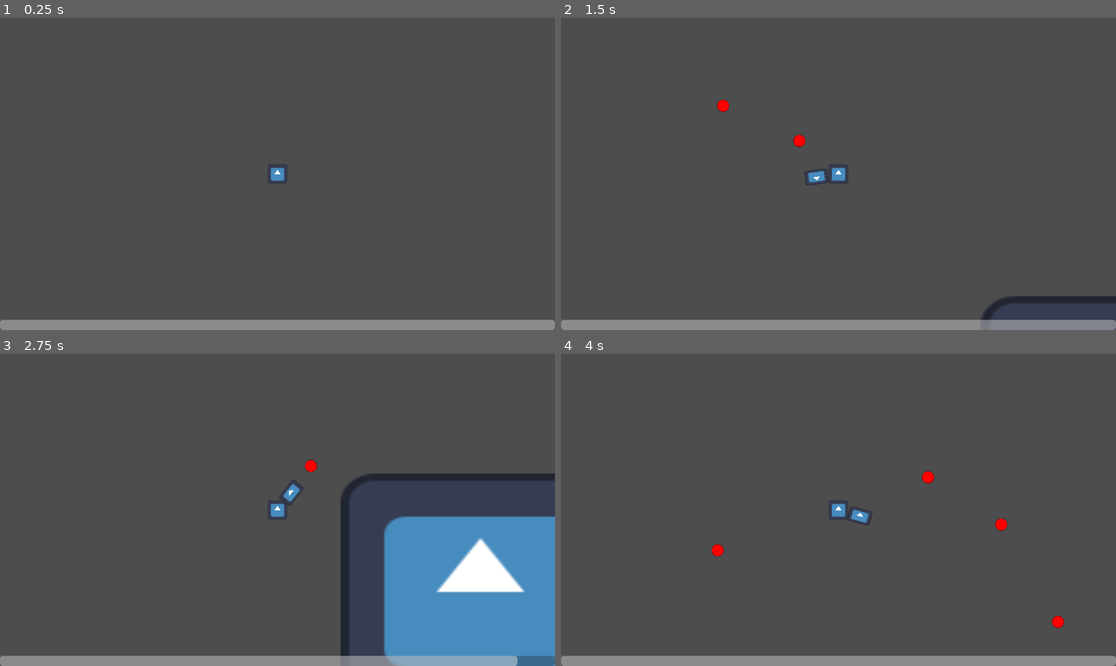
Above: before the commit, frames 1-4 (two rows, left to right).
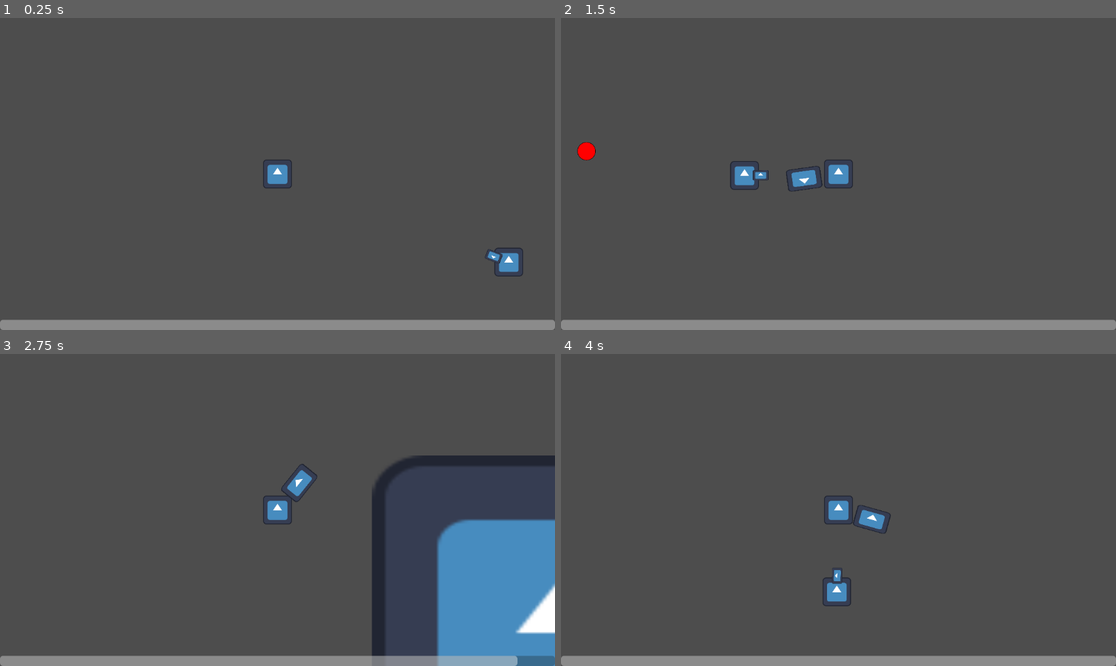
Above: after the commit, the same moments.

Repository: pungers/PenGun
Game: Godot game, scene res://Scenes/UI/ui.tscn
Two runs of this game, one before a commit and one after it. Both use one fixed random seed, a clock stepped at 60 frames per second and the inputs below. The engine's default icon, where the game draws it, is replaced by a stand-in: a white triangle on a blue panel in a dark square.
Inputs (mouse positions are in pixels of both pictures, inside the frame that each line leads up to):
- Up to frame 1 (0.25 s): no input
- Up to frame 2 (1.5 s): tap Enter at 0.5 s; move the mouse to (960, 158) at 0.52 s; hold D (move_right) 0.53-1.28 s; click (960, 158) at 0.6 s; move the mouse to (727, 189) at 1.27 s; hold S (move_down) from 1.28 s (still down); click (727, 189) at 1.35 s
- Up to frame 3 (2.75 s): move the mouse to (333, 441) at 2.02 s; release S (move_down) at 2.03 s; hold D (move_right) from 2.03 s (still down); hold Shift (shift) from 2.03 s (still down); click (333, 441) at 2.3 s
- Up to frame 4 (4 s): move the mouse to (810, 572) at 2.77 s; release D (move_right) at 2.78 s; release Shift (shift) at 2.78 s; hold W (move_up) 2.78-3.53 s; click (810, 572) at 2.85 s; move the mouse to (1005, 556) at 3.52 s; hold A (move_left) from 3.53 s (still down); click (1005, 556) at 3.6 s

The runs differ from the first frame. In frame 1, 0.5% of the frame differs, in the area x 47-95%, y 45-83%; in frame 2, 1.7%; in frame 3, 12%, in the area x 47-100%, y 32-100%; in frame 4, 1.1%.

Commit message:
added basic enemy

Diff:
--- a/src/Scenes/Enemy/e.gd
+++ /dev/null
@@ -1,31 +0,0 @@
-extends Area2D
-
-var bullet
-var bulletList = []
-
-var count
-var d = {0: Vector2(1, 0),
-		1: Vector2(0, 1),
-		2: Vector2(-1, 0),
-		3: Vector2(0, -1)}
-
-# Called when the node enters the scene tree for the first time.
-func _ready():
-	bullet = preload("res://Scenes/Bullet/bullet.tscn")
-	count = 0
-
-	pass # Replace with function body.
-
-
-# Called every frame. 'delta' is the elapsed time since the previous frame.
-func _process(delta):
-	pass
-
-
-func _on_timer_timeout():
-	var current = bullet.instantiate()
-	add_child(current)
-	current.direction = d[count]
-	count = (count + 1) % 4
-
-	pass # Replace with function body.
--- a/src/Scenes/Enemy/e.tscn
+++ /dev/null
@@ -1,23 +0,0 @@
-[gd_scene load_steps=4 format=3 uid="uid://bo5n6r3ayio58"]
-
-[ext_resource type="Texture2D" uid="uid://ciaf8adq7laxr" path="res://icon.svg" id="1_hydf4"]
-[ext_resource type="Script" path="res://Scenes/Enemy/e.gd" id="1_tngbg"]
-
-[sub_resource type="RectangleShape2D" id="RectangleShape2D_jgs4s"]
-size = Vector2(128, 128)
-
-[node name="Area2D" type="Area2D"]
-position = Vector2(720, 367)
-script = ExtResource("1_tngbg")
-
-[node name="Timer" type="Timer" parent="."]
-wait_time = 2.0
-autostart = true
-
-[node name="Sprite2D" type="Sprite2D" parent="."]
-texture = ExtResource("1_hydf4")
-
-[node name="CollisionShape2D" type="CollisionShape2D" parent="."]
-shape = SubResource("RectangleShape2D_jgs4s")
-
-[connection signal="timeout" from="Timer" to="." method="_on_timer_timeout"]
--- /dev/null
+++ b/src/Scenes/Enemy/enemy.gd
@@ -0,0 +1,31 @@
+extends Area2D
+
+@onready var player = get_tree().get_nodes_in_group("Player")[0]
+var direction
+
+# Called when the node enters the scene tree for the first time.
+func _ready():
+
+	pass # Replace with function body.
+
+
+# Called every frame. 'delta' is the elapsed time since the previous frame.
+func _process(delta):
+	var distance = player.global_position - global_position
+
+	var theta = atan(distance.y / distance.x)
+	direction = distance.normalized()
+
+	if distance.x < 0:
+		theta -= PI
+	rotateTo(theta)
+
+	pass
+
+func rotateTo(angle):
+	$Weapon.rotation = angle
+	pass
+
+func _on_timer_timeout():
+	$Weapon.spawnBullet(direction)
+	pass # Replace with function body.
--- /dev/null
+++ b/src/Scenes/Enemy/enemy.tscn
@@ -0,0 +1,31 @@
+[gd_scene load_steps=5 format=3 uid="uid://bo5n6r3ayio58"]
+
+[ext_resource type="Script" path="res://Scenes/Enemy/enemy.gd" id="1_861bi"]
+[ext_resource type="Texture2D" uid="uid://ciaf8adq7laxr" path="res://icon.svg" id="2_lkydp"]
+[ext_resource type="PackedScene" uid="uid://de3ebr6covwyp" path="res://Scenes/Weapon/weapon.tscn" id="3_tl2wp"]
+
+[sub_resource type="RectangleShape2D" id="RectangleShape2D_jgs4s"]
+size = Vector2(128, 128)
+
+[node name="Enemy" type="Area2D"]
+script = ExtResource("1_861bi")
+
+[node name="Timer" type="Timer" parent="."]
+wait_time = 2.0
+autostart = true
+
+[node name="Sprite2D" type="Sprite2D" parent="."]
+texture = ExtResource("2_lkydp")
+
+[node name="CollisionShape2D" type="CollisionShape2D" parent="."]
+shape = SubResource("RectangleShape2D_jgs4s")
+
+[node name="Weapon" parent="." instance=ExtResource("3_tl2wp")]
+scale = Vector2(3, 3)
+
+[node name="StaticBody2D" type="StaticBody2D" parent="."]
+
+[node name="CollisionShape2D" type="CollisionShape2D" parent="StaticBody2D"]
+shape = SubResource("RectangleShape2D_jgs4s")
+
+[connection signal="timeout" from="Timer" to="." method="_on_timer_timeout"]
--- a/src/Scenes/Player/Player.gd
+++ b/src/Scenes/Player/Player.gd
@@ -33,7 +33,7 @@
 	# if the character isnt sliding reset velocity
 	if !sliding:
 		velocity = Vector2(0,0)
-	elif !(Input.is_action_pressed("move_down") || Input.is_action_pressed("move_up") || Input.is_action_pressed("move_right") || Input.is_action_pressed("move_left")):
+	#elif !(Input.is_action_pressed("move_down") || Input.is_action_pressed("move_up") || Input.is_action_pressed("move_right") || Input.is_action_pressed("move_left")):
 		#if user isnt inputting anything, move towards 0
 		velocity = velocity.move_toward(Vector2(0,0), delta * 3500)
 
--- a/src/Scenes/Player/Player.tscn
+++ b/src/Scenes/Player/Player.tscn
@@ -18,6 +18,6 @@
 shape = SubResource("RectangleShape2D_fy844")
 
 [node name="Camera2D" type="Camera2D" parent="."]
-zoom = Vector2(2, 2)
+zoom = Vector2(3, 3)
 
 [node name="Weapon" parent="." instance=ExtResource("3_2ewt4")]
--- a/src/Scenes/Weapon/weapon.gd
+++ b/src/Scenes/Weapon/weapon.gd
@@ -1,5 +1,7 @@
+class_name Weapon
 extends Node2D
 
+const WEAPON_SPEED = 20
 @onready var bulletObj = preload("res://Scenes/Bullet/bullet.tscn")
 
 # Called when the node enters the scene tree for the first time.
@@ -13,11 +15,11 @@
 
 func spawnBullet(direction):
 	var bullet = bulletObj.instantiate()
-	bullet.position.x = $BulletSpawn.global_position.x
-	bullet.position.y = $BulletSpawn.global_position.y
+	bullet.position.x = $WeaponSprite/BulletSpawn.global_position.x
+	bullet.position.y = $WeaponSprite/BulletSpawn.global_position.y
 	bullet.scale.y = 0.1
 	bullet.scale.x = 0.1
-	bullet.direction = direction
+	bullet.direction = direction * WEAPON_SPEED
 	get_tree().get_root().add_child(bullet)
 
 	pass
--- a/src/Scenes/Weapon/weapon.tscn
+++ b/src/Scenes/Weapon/weapon.tscn
@@ -6,10 +6,12 @@
 [node name="Weapon" type="Node2D"]
 script = ExtResource("1_ynfn6")
 
-[node name="Sprite2D" type="Sprite2D" parent="."]
-position = Vector2(23, 0)
+[node name="WeaponSprite" type="Sprite2D" parent="."]
+position = Vector2(24, 0)
 scale = Vector2(0.1875, 0.11942)
 texture = ExtResource("1_67wbd")
+script = ExtResource("1_ynfn6")
 
-[node name="BulletSpawn" type="Node2D" parent="."]
-position = Vector2(34, 0)
+[node name="BulletSpawn" type="Node2D" parent="WeaponSprite"]
+position = Vector2(64, 0)
+scale = Vector2(1, 1)
--- a/src/Scenes/World/world.tscn
+++ b/src/Scenes/World/world.tscn
@@ -1,7 +1,8 @@
-[gd_scene load_steps=4 format=3 uid="uid://b5koh40cwj0w0"]
+[gd_scene load_steps=5 format=3 uid="uid://b5koh40cwj0w0"]
 
 [ext_resource type="PackedScene" uid="uid://csee4gnihxo0s" path="res://Scenes/Player/Player.tscn" id="1_3iptj"]
 [ext_resource type="PackedScene" uid="uid://qgfg7flvbl51" path="res://Scenes/World/map.tscn" id="2_7jtfy"]
+[ext_resource type="PackedScene" uid="uid://bo5n6r3ayio58" path="res://Scenes/Enemy/enemy.tscn" id="3_0hr8t"]
 
 [sub_resource type="GDScript" id="GDScript_kktfq"]
 script/source = "extends Node2D
@@ -26,8 +27,12 @@
 [node name="World" type="Node2D"]
 script = SubResource("GDScript_kktfq")
 
-[node name="Player" parent="." instance=ExtResource("1_3iptj")]
+[node name="Player" parent="." groups=["Player"] instance=ExtResource("1_3iptj")]
 
 [node name="Map" parent="." instance=ExtResource("2_7jtfy")]
 
+[node name="Enemy" parent="." instance=ExtResource("3_0hr8t")]
+position = Vector2(160, 61)
+scale = Vector2(0.154621, 0.154621)
+
 [connection signal="slidingTimerSignal" from="Player" to="." method="_on_player_sliding_timer_signal"]
